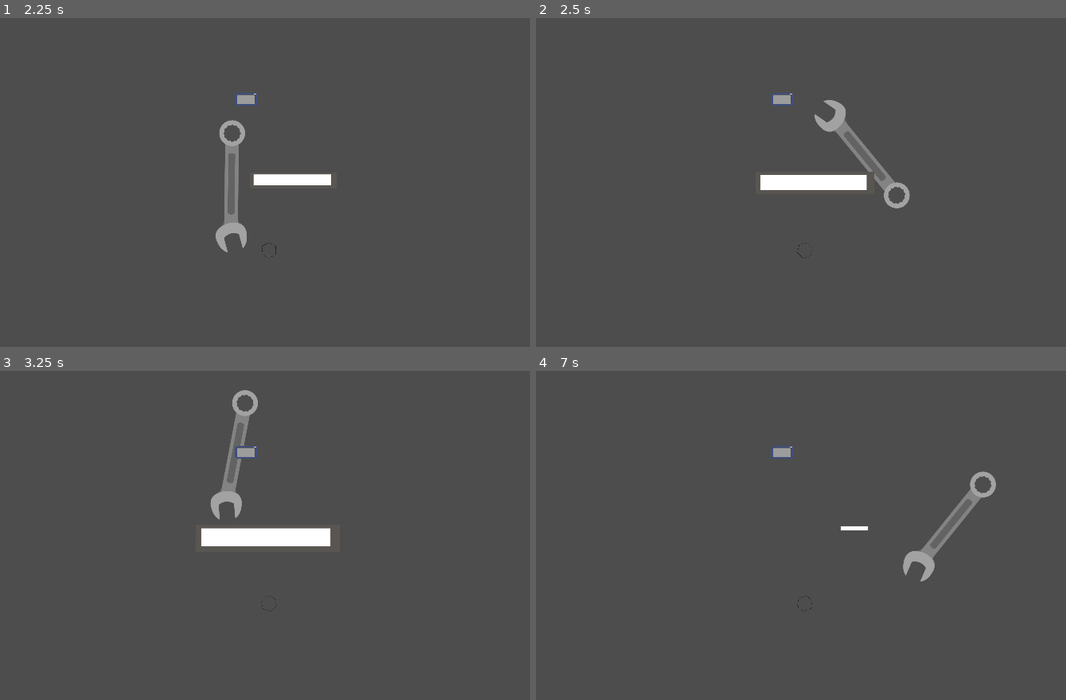
Above: before the commit, frames 1-4 (two rows, left to right).
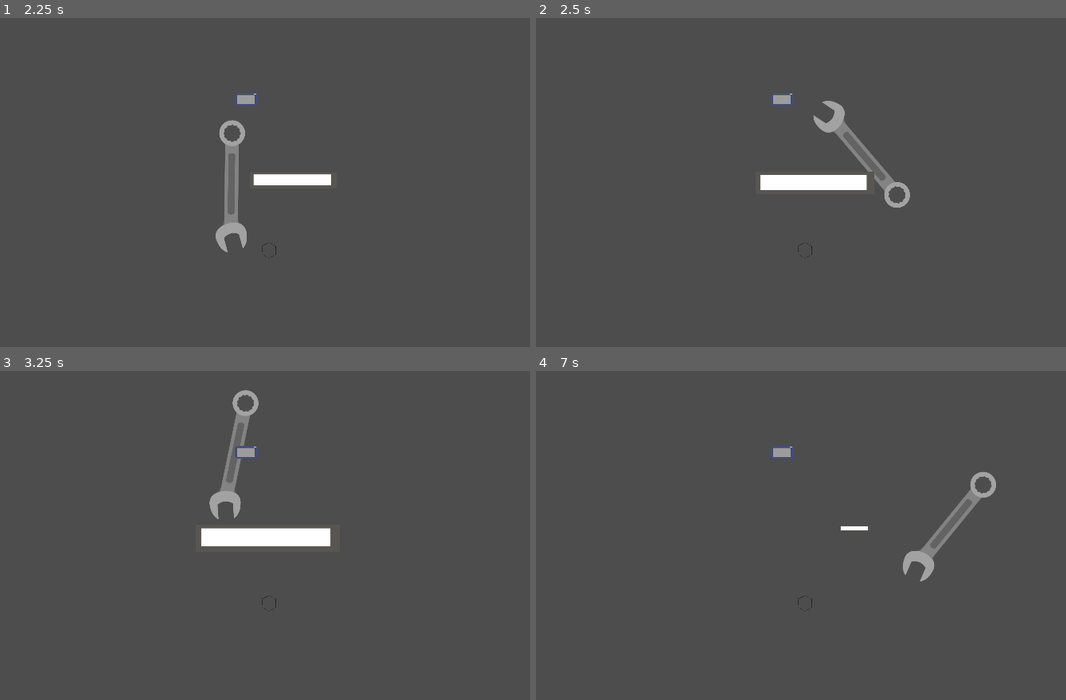
Above: after the commit, the same moments.

Repository: enderpyy/machina
Game: Godot game, scene res://scenes/test.tscn
The game is run twice, just before and just after one commit, with the same random seed, the same clock (stepped at 60 frames per second) and the same inputs. This scene is started directly instead of the project's main scene. The engine's default icon, where the game draws it, is replaced by a stand-in: a white triangle on a blue panel in a dark square.
Inputs (mouse positions are in pixels of both pictures, inside the frame that each line leads up to):
- Up to frame 1 (2.25 s): move the mouse to (270, 251) at 0.52 s; press the mouse at (270, 251) at 0.53 s; hold Right (right) 0.53-1.28 s; move the mouse to (100, 169) at 1.27 s; release the mouse at (100, 169) at 1.28 s; hold Down (down) 1.28-2.03 s; click (100, 169) at 1.35 s; move the mouse to (318, 175) at 2.02 s; press the mouse at (318, 175) at 2.03 s; hold Right (right) from 2.03 s (still down)
- Up to frame 2 (2.5 s): keep holding Right (right)
- Up to frame 3 (3.25 s): move the mouse to (243, 453) at 2.77 s; release Right (right) at 2.78 s; release the mouse at (243, 453) at 2.78 s; hold Up (up) from 2.78 s (still down); click (243, 453) at 2.85 s
- Up to frame 4 (7 s): move the mouse to (991, 591) at 3.52 s; release Up (up) at 3.53 s; press the mouse at (991, 591) at 3.53 s; hold A (left) 3.53-5.03 s; move the mouse to (610, 486) at 4.27 s; release the mouse at (610, 486) at 4.28 s; click (610, 486) at 4.35 s; move the mouse to (832, 538) at 5.02 s; press the mouse at (832, 538) at 5.03 s; hold Down (down) 5.03-5.78 s; move the mouse to (705, 449) at 5.77 s; release the mouse at (705, 449) at 5.78 s; hold Right (right) 5.78-6.53 s; click (705, 449) at 5.85 s; move the mouse to (944, 519) at 6.52 s; press the mouse at (944, 519) at 6.53 s; hold Up (up) from 6.53 s (still down)

Frame 1 is identical in both runs. In frame 2, 0.2% of the frame differs, in the area x 49-71%, y 24-74%; in frame 3, 0.2%; in frame 4, less than 0.1%.

Commit message:
more wrench

Diff:
--- a/machina/objects/characters/Wheely.tres
+++ b/machina/objects/characters/Wheely.tres
@@ -8,6 +8,6 @@
 character_name = "Wheely"
 texture = ExtResource("2_q0av1")
 calibrator_transform = Transform2D(0.199627, -0.0122097, 0.0122097, 0.199627, 924, 277)
-nut_positions = Array[Transform2D]([])
-oil_position = Transform2D(1, 0, 0, 1, 0, 0)
-charger_position = Transform2D(1, 0, 0, 1, 0, 0)
+nut_transforms = Array[Transform2D]([])
+oil_transform = Transform2D(1, 0, 0, 1, 0, 0)
+charger_transform = Transform2D(1, 0, 0, 1, 0, 0)
--- a/machina/scenes/bolt.tscn
+++ b/machina/scenes/bolt.tscn
@@ -49,7 +49,7 @@
 texture = ExtResource("1_gsnt5")
 
 [node name="CollisionPolygon2D" type="CollisionPolygon2D" parent="."]
-scale = Vector2(0.4, 0.4)
+scale = Vector2(0.38, 0.38)
 polygon = PackedVector2Array(2, 61, 55, 30, 55, -31, 4, -60, -49, -33, -49, 30)
 
 [node name="AnimationPlayer" type="AnimationPlayer" parent="."]
--- a/machina/scripts/bolt/bolt_socket.gd
+++ b/machina/scripts/bolt/bolt_socket.gd
@@ -34,7 +34,7 @@
 
 func _on_wrench_detector_area_exited(area: Area2D) -> void:
 	if area is BoltArea and bolt :
-		can_rotate(false)
+		pass#can_rotate(false)
 
 func accept_bolt(b : RigidBody2D):
 	if bolt == null:
